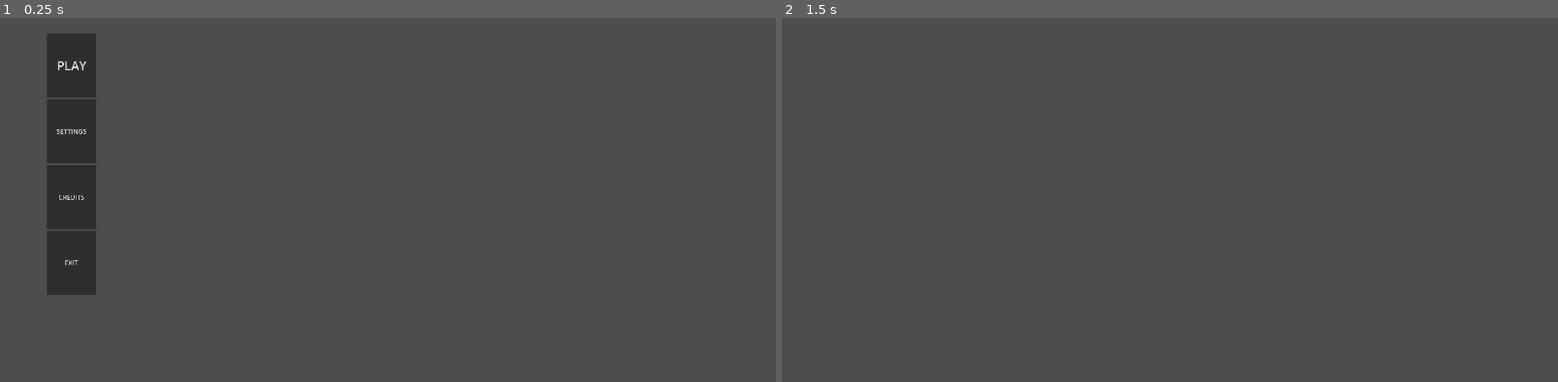
Above: before the commit, frames 1-2 (left to right).
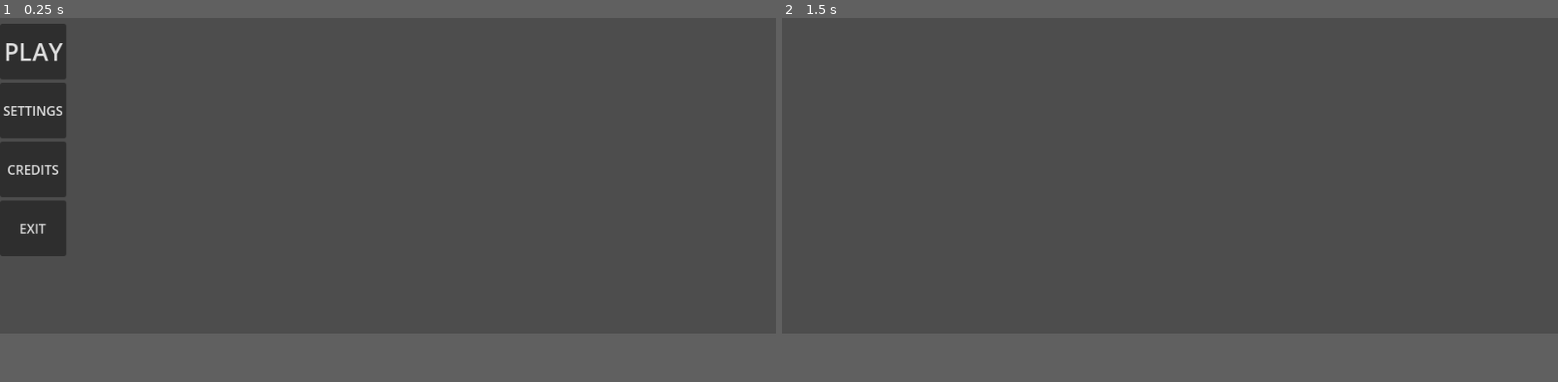
Above: after the commit, the same moments.

Repository: kinghos/GMTK-Game-Jam-2025
Game: Godot game, scene res://scenes/ui/title_screen.tscn
Two runs of this game, one before a commit and one after it. Both use one fixed random seed, a clock stepped at 60 frames per second and the inputs below.
Inputs (mouse positions are in pixels of both pictures, inside the frame that each line leads up to):
- Up to frame 1 (0.25 s): no input
- Up to frame 2 (1.5 s): click "PLAY" at 0.5 s; tap Enter at 1.25 s; move the mouse to (1340, 141) at 1.27 s; hold Right (Right) from 1.28 s (still down); click (1340, 141) at 1.42 s
In our replay, the window is 800x450 before the commit and 800x400 after it. These sizes can differ from the game's own. Grey fills any space a smaller window leaves; there, only what the larger window draws over its background counts as a difference.

The runs differ from the first frame. In frame 1, 6.7% of the frame differs, in the area x 0-13%, y 1-77%; in frame 2, only the window size differs.

Commit message:
Aspect ratio established

Diff:
--- a/project.godot
+++ b/project.godot
@@ -22,8 +22,8 @@
 
 [display]
 
-window/size/viewport_width=1920
-window/size/viewport_height=1080
+window/size/viewport_width=960
+window/size/viewport_height=480
 window/stretch/mode="viewport"
 window/stretch/aspect="expand"
 
--- a/test_scene_player.tscn
+++ b/test_scene_player.tscn
@@ -1,9 +1,12 @@
-[gd_scene load_steps=2 format=3 uid="uid://mvaqsm2mkbo8"]
+[gd_scene load_steps=3 format=3 uid="uid://mvaqsm2mkbo8"]
 
 [ext_resource type="PackedScene" uid="uid://cndmwkj47j0ww" path="res://scenes/Player.tscn" id="1_tyvl6"]
+[ext_resource type="PackedScene" uid="uid://cqbyf3duimude" path="res://scenes/animals/sheep.tscn" id="2_semqn"]
 
 [node name="TestScenePlayer" type="Node2D"]
 
+[node name="Sheep" parent="." instance=ExtResource("2_semqn")]
+position = Vector2(583, 328)
+
 [node name="Player" parent="." instance=ExtResource("1_tyvl6")]
-position = Vector2(378, 295)
-script = null
+position = Vector2(541, 335)
